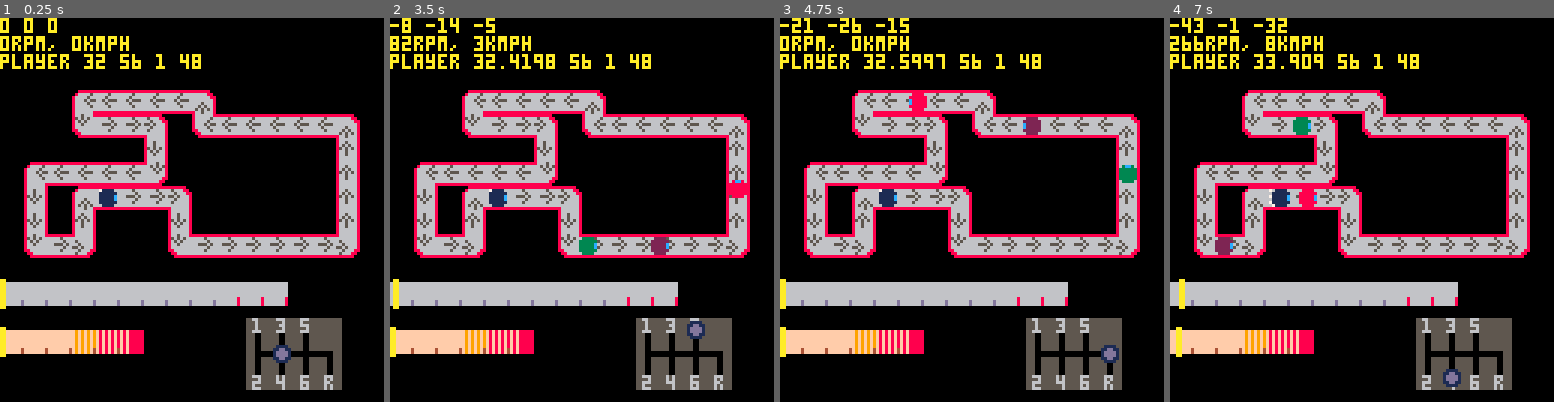
Above: before the commit, frames 1-4 (left to right).
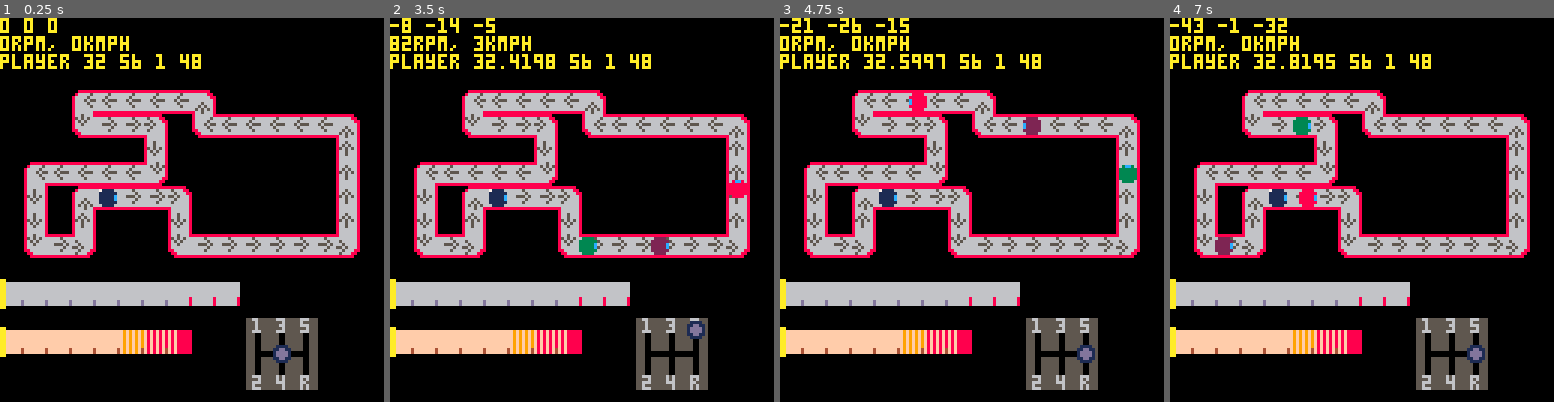
Above: after the commit, the same moments.

Repository: VedVid/PICOdrag
Game: PICO-8 cartridge picodrag.p8
The game is run twice, just before and just after one commit, with the same random seed, the same clock (stepped at 60 frames per second) and the same inputs.
Inputs:
- Up to frame 1 (0.25 s): no input
- Up to frame 2 (3.5 s): hold Right 1.6-2.1 s; hold Up 2.15-2.42 s; hold Right 2.47-3.03 s; hold Left from 3.08 s (still down)
- Up to frame 3 (4.75 s): release Left at 3.58 s; hold Down 3.63-3.97 s; hold Right 4.02-4.68 s; hold Up from 4.73 s (still down)
- Up to frame 4 (7 s): release Up at 5.03 s; hold Left 5.08-5.68 s; hold Down 5.73-6.03 s; hold Right 6.08-6.58 s; hold Right from 6.63 s (still down)

The runs differ from the first frame. In frame 1, 3.4% of the frame differs, in the area x 19-90%, y 68-97%; in frame 2, 3.5%; in frame 3, 3.6%; in frame 4, 5.4%, in the area x 0-90%, y 4-97%.

Commit message:
Two new sport cars added

Diff:
--- a/picodrag.p8
+++ b/picodrag.p8
@@ -413,7 +413,7 @@
  player.y_dec = 0
  player.sprite = 48
  player.cell = 1
- player.car = make_auda()
+ player.car = make_mitatsubi()
  return player
 end
 
@@ -618,6 +618,157 @@
  return car
 end
 
+function make_mitatsubi()
+ local car = {}
+ car.brand = "mitatsubi"
+ car.model = "lener"
+ car.variant = "evo"
+ car.engine = "2.0"
+ car.class = "sport"
+ car.year = 2017
+ car.speedometer_interval = 30
+ car.horsepower = 359
+ car.rpm_max = 6500
+ car.rpm_max_for_gauge = 6000
+ car.speed_max_for_gauge = 240
+ car.final_drive_ratio = 4.26
+ car.wheel_ratio = 0.3
+ -- {nm, rpm}
+ car.torque_max = {492, 3500}
+ car.gear_one_ratio = 2.91
+ car.gear_one_vmax = 59
+ car.gear_one_time = 2.56
+ car.gear_one_dropdown = 1000
+ -- dropdown ratio is % of dropdown of rpm_max
+ car.gear_one_dropdown_ratio =
+  0.15
+ car.gear_two_ratio = 1.85
+ car.gear_two_vmax = 93
+ car.gear_two_time = 3.91
+ car.gear_two_dropdown = 1300
+ car.gear_two_dropdown_ratio =
+  0.2
+ car.gear_three_ratio = 1.12
+ car.gear_three_vmax = 154
+ car.gear_three_time = 8.69
+ car.gear_three_dropdown = 1800
+ car.gear_three_dropdown_ratio =
+  0.28
+ car.gear_four_ratio = 0.85
+ car.gear_four_vmax = 203
+ car.gear_four_time = 15.76
+ car.gear_four_dropdown = 800
+ car.gear_four_dropdown_ratio =
+  0.12
+ car.gear_five_ratio = 0.69
+ car.gear_five_vmax = 250
+ car.gear_five_time = 85.04
+ car.gear_five_dropdown = 800
+ car.gear_five_dropdown_ratio =
+  0.12
+ car.gears_data = {
+  {car.gear_one_vmax,
+   car.gear_one_time,
+   car.gear_one_dropdown},
+  {car.gear_two_vmax,
+   car.gear_two_time,
+   car.gear_two_dropdown},
+  {car.gear_three_vmax,
+   car.gear_three_time,
+   car.gear_three_dropdown},
+  {car.gear_four_vmax,
+   car.gear_four_time,
+   car.gear_four_dropdown},
+  {car.gear_five_vmax,
+   car.gear_five_time,
+   car.gear_five_dropdown}}
+ car.current_gear = 0
+ car.previous_gear = 0
+ car.current_rpm = 0
+ car.current_speed = 0
+ return car
+end
+
+function make_bmm()
+ local car = {}
+ car.brand = "bmm"
+ car.model = "240"
+ car.variant = ""
+ car.engine = "3.0"
+ car.class = "sport"
+ car.year = 2018
+ car.speedometer_interval = 30
+ car.horsepower = 340
+ car.rpm_max = 6000
+ car.rpm_max_for_gauge = 5000
+ car.speed_max_for_gauge = 240
+ car.final_drive_ratio = 3.08
+ car.wheel_ratio = 0.29
+ -- {nm, rpm}
+ car.torque_max = {500, 3000}
+ car.gear_one_ratio = 4.11
+ car.gear_one_vmax = 52
+ car.gear_one_time = 2.07
+ car.gear_one_dropdown = 1000
+ -- dropdown ratio is % of dropdown of rpm_max
+ car.gear_one_dropdown_ratio =
+  0.17
+ car.gear_two_ratio = 2.32
+ car.gear_two_vmax = 92
+ car.gear_two_time = 4.17
+ car.gear_two_dropdown = 2100
+ car.gear_two_dropdown_ratio =
+  0.35
+ car.gear_three_ratio = 1.54
+ car.gear_three_vmax = 138
+ car.gear_three_time = 8.18
+ car.gear_three_dropdown = 1800
+ car.gear_three_dropdown_ratio =
+  0.3
+ car.gear_four_ratio = 1.18
+ car.gear_four_vmax = 180
+ car.gear_four_time = 14.1
+ car.gear_four_dropdown = 1250
+ car.gear_four_dropdown_ratio =
+  0.21
+ car.gear_five_ratio = 1.0
+ car.gear_five_vmax = 213
+ car.gear_five_time = 21.55
+ car.gear_five_dropdown = 800
+ car.gear_five_dropdown_ratio =
+  0.13
+ car.gear_six_ratio = 0.85
+ car.gear_six_vmax = 250
+ car.gear_six_time = 73.20
+ car.gear_six_dropdown = 900
+ car.gear_six_dropdown_ratio =
+  0.15
+ car.gears_data = {
+  {car.gear_one_vmax,
+   car.gear_one_time,
+   car.gear_one_dropdown},
+  {car.gear_two_vmax,
+   car.gear_two_time,
+   car.gear_two_dropdown},
+  {car.gear_three_vmax,
+   car.gear_three_time,
+   car.gear_three_dropdown},
+  {car.gear_four_vmax,
+   car.gear_four_time,
+   car.gear_four_dropdown},
+  {car.gear_five_vmax,
+   car.gear_five_time,
+   car.gear_five_dropdown},
+  {car.gear_six_vmax,
+   car.gear_six_time,
+   car.gear_six_dropdown}}
+ car.current_gear = 0
+ car.previous_gear = 0
+ car.current_rpm = 0
+ car.current_speed = 0
+ return car
+end
+
 function make_hondu()
  local car = {}
  car.brand = "hondu"
@@ -797,38 +948,38 @@
  car.torque_max = {290, 3300}
  car.gear_one_ratio = 3.72
  car.gear_one_vmax = 41
- car.gear_one_time = 1.68
- car.gear_one_dropdown = 0
+ car.gear_one_time = 1.63
+ car.gear_one_dropdown = 1000
  -- dropdown ratio is % of dropdown of rpm_max
  car.gear_one_dropdown_ratio =
   0.18
  car.gear_two_ratio = 2.05
  car.gear_two_vmax = 74
- car.gear_two_time = 3.76
+ car.gear_two_time = 3.29
  car.gear_two_dropdown = 2050
  car.gear_two_dropdown_ratio =
   0.36
  car.gear_three_ratio = 1.36
  car.gear_three_vmax = 112
- car.gear_three_time = 7.71
+ car.gear_three_time = 6.4
  car.gear_three_dropdown = 1700
  car.gear_three_dropdown_ratio =
   0.3
  car.gear_four_ratio = 1.04
  car.gear_four_vmax = 146
- car.gear_four_time = 14.36
+ car.gear_four_time = 10.98
  car.gear_four_dropdown = 1200
  car.gear_four_dropdown_ratio =
   0.21
  car.gear_five_ratio = 0.82
  car.gear_five_vmax = 186
- car.gear_five_time = 27.66
+ car.gear_five_time = 21.37
  car.gear_five_dropdown = 1100
  car.gear_five_dropdown_ratio =
   0.19
  car.gear_six_ratio = 0.69
  car.gear_six_vmax = 223
- car.gear_six_time = 54.88
+ car.gear_six_time = 64.52
  car.gear_six_dropdown = 900
  car.gear_six_dropdown_ratio =
   0.16
